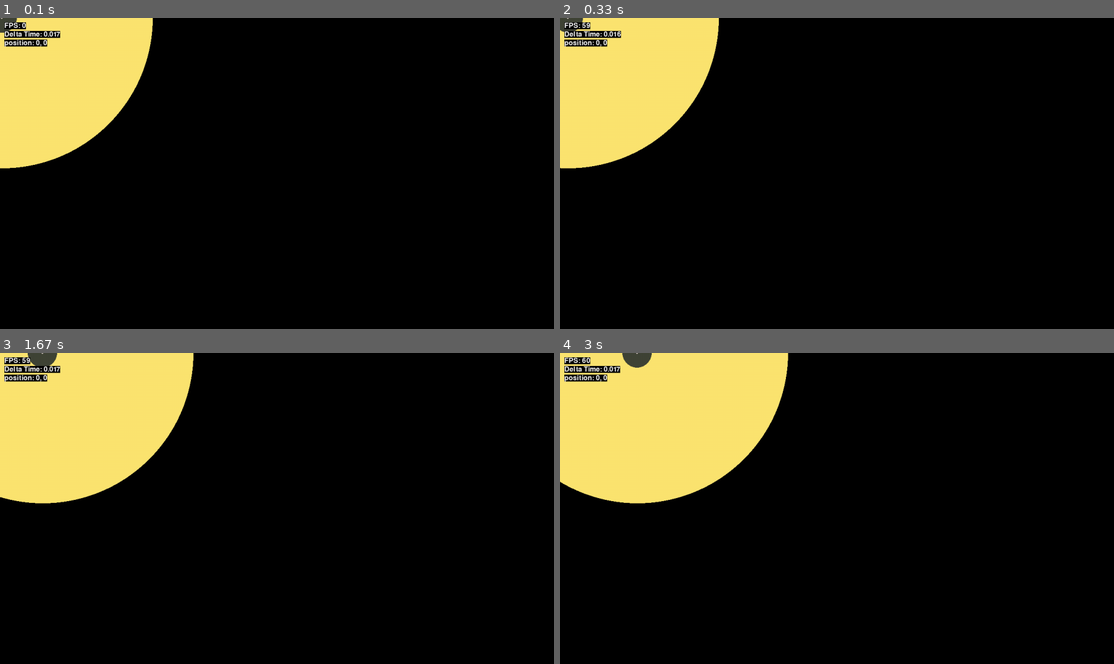
Above: before the commit, frames 1-4 (two rows, left to right).
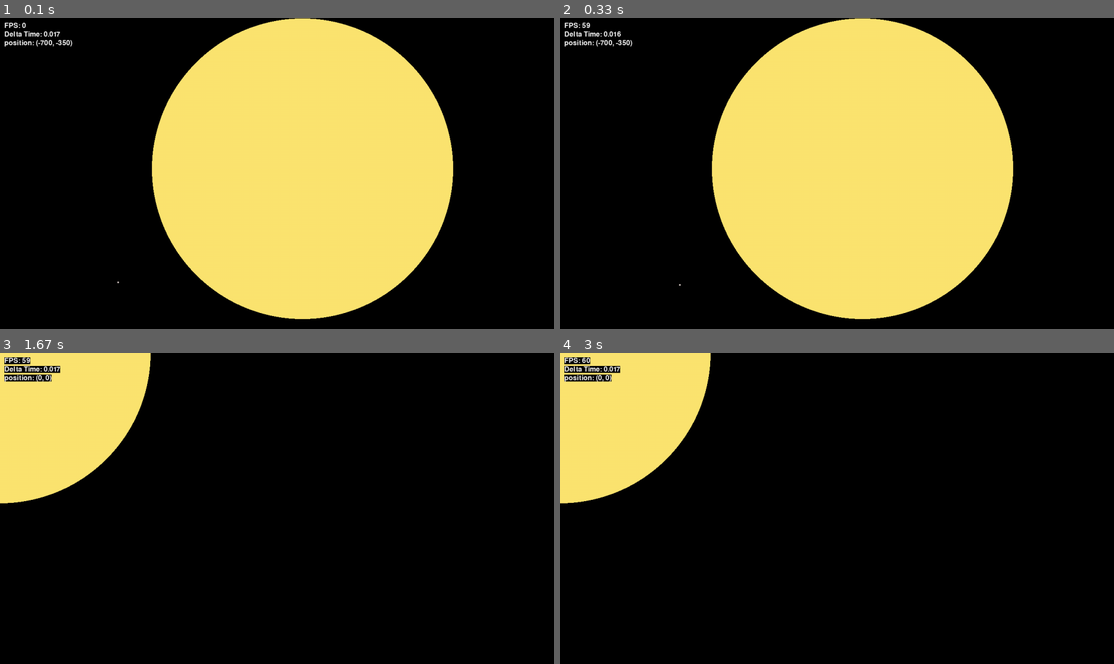
Above: after the commit, the same moments.

Repository: jmwhitworth/Pygame-Solar-System
Game: pygame game, started from main.py
The game is run twice, just before and just after one commit, with the same random seed, the same clock (stepped at 60 frames per second) and the same inputs.
Inputs:
- Up to frame 1 (0.1 s): no input
- Up to frame 2 (0.33 s): no input
- Up to frame 3 (1.67 s): tap 1 at 0.33 s; hold Space 0.67-1.13 s; hold D 0.67-1.13 s; hold D 1.17-1.63 s; tap Space at 1.23, 1.53 s
- Up to frame 4 (3 s): hold W 1.67-1.97 s; tap Space at 1.73, 2.57, 2.87 s; hold A from 2.5 s (still down)

The runs differ from the first frame. In frame 1, 51% of the frame differs, in the area x 0-82%, y 0-97%; in frame 2, 52%; in frame 3, 4.1%; in frame 4, 7.3%.

Commit message:
Camera movement

Diff:
--- a/classes/CameraGroup.py
+++ /dev/null
@@ -1,207 +0,0 @@
-from random import uniform
-
-import pygame as pg
-
-from .Button import ButtonGroup
-from .Satellite import Satellite
-from .Star import Star
-
-
-class CameraGroup(pg.sprite.Group):
-    """Sprite group subclass to handle inputs as offsets for a 'camera'.
-    - Click and drag camera
-    - Scroll wheel zoom
-    - Space bar to reset positions
-    """
-
-    SETTINGS: dict = {}
-    BODIES: dict = {}
-
-    # Camera settings
-    increment_up: float = 0
-    increment_down: float = 0
-    offset: pg.math.Vector2
-    clickstart_offset: pg.math.Vector2
-    dragging: bool
-    scale_size: float
-    scale_velocity: float
-    scale_distance: float
-
-    # Stage settings
-    asteroid_distance_start: int
-    asteroid_distance_end: int
-
-    def __init__(self, SETTINGS: dict | None = None, BODIES: dict | None = None):
-        if SETTINGS is None or BODIES is None:
-            raise ValueError("SETTINGS and BODIES must be provided")
-
-        self.SETTINGS: dict = SETTINGS
-        self.increment_up: float = SETTINGS["scales"]["increments"]["up"]
-        self.increment_down: float = SETTINGS["scales"]["increments"]["down"]
-
-        self.BODIES: dict = BODIES
-        self.asteroid_distance_start: int = BODIES["asteroids"]["distance"]["start"]
-        self.asteroid_distance_end: int = BODIES["asteroids"]["distance"]["end"]
-
-        self.offset = pg.math.Vector2()
-        self.clickstart_offset = pg.math.Vector2()
-        self.dragging = False
-
-        self.button_group = ButtonGroup()
-        self.button_group.add("Reset", self.reset)
-
-        self.reset()
-        super().__init__()
-
-    def update(self, *args, **kwargs) -> None:
-        """Update the sprites in the group"""
-        self.button_group.draw()
-        super().update(*args, **kwargs)
-
-    def set(self, size, velocity, distance, x, y) -> None:
-        self.scale_size = size
-        self.scale_velocity = velocity
-        self.scale_distance = distance
-        self.offset.x = x
-        self.offset.y = y
-
-    def reset(self):
-        self.set(
-            self.SETTINGS["scales"]["size"],
-            self.SETTINGS["scales"]["velocity"],
-            self.SETTINGS["scales"]["distance"],
-            0,
-            0,
-        )
-
-    def view(self, target: Satellite | Star) -> None:
-        self.set(
-            self.scale_size,
-            self.scale_velocity,
-            self.scale_distance,
-            target.x,
-            target.y,
-        )
-
-    def scale(self, direction) -> None:
-        # Set a maximum outer zoom level
-        if (self.scale_size * direction) * 1000000 < 0.35:
-            return
-
-        self.offset.x *= direction
-        self.offset.y *= direction
-        self.scale_size *= direction
-        self.scale_velocity *= direction
-        self.scale_distance *= direction
-        self.update()
-
-    def handle_event(self, event) -> None:
-        self.button_group.handle_event(event)
-
-        # Handle mouse events
-        if event.type == pg.MOUSEBUTTONDOWN:
-            if event.button == 1:  # Left click
-                self.dragging = True
-                mouse_x, mouse_y = pg.mouse.get_pos()
-                self.clickstart_offset.x = self.offset.x - mouse_x
-                self.clickstart_offset.y = self.offset.y - mouse_y
-            elif event.button == 4:  # Scroll up
-                self.scale(self.increment_up)
-            elif event.button == 5:  # Scroll down
-                self.scale(self.increment_down)
-
-        elif event.type == pg.MOUSEBUTTONUP and event.button == 1:  # Left click release
-            self.dragging = False
-
-        elif event.type == pg.MOUSEMOTION and self.dragging:  # Mouse drag movement
-            mouse_x, mouse_y = pg.mouse.get_pos()
-            self.offset.x = self.clickstart_offset.x + mouse_x
-            self.offset.y = self.clickstart_offset.y + mouse_y
-
-        elif event.type == pg.KEYDOWN and event.key == pg.K_SPACE:  # Spacebar reset
-            self.reset()
-
-    def create_sprites(self) -> None:
-        """Create the sprites for the group"""
-        self.create_stars()
-        self.create_satellites()
-        self.create_asteroids()
-
-    def create_stars(self) -> None:
-        """Creates the stars in the background and the main stars"""
-        background_star_count = self.BODIES["background_stars"]["count"]
-        for i in range(background_star_count):
-            Star(
-                self,
-                "Background Star",
-                1071000,
-                uniform(-5000, 5000),
-                uniform(-5000, 5000),
-                (255, 255, 255),
-            )
-
-        for star in self.BODIES["stars"]:
-            star_obj = Star(
-                self,
-                star["name"],
-                star["size"] / 2,
-                star["position"]["x"],
-                star["position"]["y"],
-                (star["colour"]["r"], star["colour"]["g"], star["colour"]["b"]),
-            )
-            self.button_group.add(star_obj.name, lambda: self.view(star_obj))
-
-    def create_satellites(self) -> None:
-        """Creates the planets and moons"""
-        satellite_types = ["planets", "moons"]
-        for satellite_type in satellite_types:
-            for planet in self.BODIES[satellite_type]:
-                parent = self.get_body_by_name(planet["orbits"])
-                satellite_obj = Satellite(
-                    self,
-                    planet["name"],
-                    parent.name,
-                    planet["size"],
-                    planet["distance"] + parent.radius,
-                    planet["velocity"],
-                    (
-                        planet["colour"]["r"],
-                        planet["colour"]["g"],
-                        planet["colour"]["b"],
-                    ),
-                )
-                self.button_group.add(
-                    satellite_obj.name, lambda: self.view(satellite_obj)
-                )
-
-    def create_asteroids(self) -> None:
-        """Creates the asteroids in the asteroid belt"""
-        for i in range(0, self.BODIES["asteroids"]["count"]):
-            Satellite(
-                self,
-                "asteroid",
-                "Sun",
-                4007100,
-                self.generate_asteroid_distance(),
-                uniform(
-                    self.BODIES["asteroids"]["speed"]["start"],
-                    self.BODIES["asteroids"]["speed"]["end"],
-                ),
-                (160, 160, 160),
-            )
-
-    def generate_asteroid_distance(self) -> float:
-        """Returns the distance for the asteroids to spawn at and reduces area available over time.
-        By reducing the area available, the asteroids will appear to be more dense towards the centre of the belt.
-        """
-        position = uniform(self.asteroid_distance_start, self.asteroid_distance_end)
-        self.asteroid_distance_start += self.asteroid_distance_start * 0.00004
-        self.asteroid_distance_end -= self.asteroid_distance_end * 0.00004
-        return position
-
-    def get_body_by_name(self, name) -> Star | Satellite | bool:
-        """Returns the given sprite if it exists in the group"""
-        for sprite in self:
-            if sprite.name == name:
-                return sprite
-        return False
--- /dev/null
+++ b/classes/CameraSurface.py
@@ -0,0 +1,32 @@
+import pygame
+
+
+class CameraSurface(pygame.Surface):
+    """A Pygame Surface that can facilitate camera movement"""
+
+    def __init__(self, *args, **kwargs):
+        super().__init__(*args, **kwargs)
+        self.offset: tuple[int, int] = (-700, -350)
+
+    @property
+    def x(self) -> int:
+        return -self.offset[0]
+
+    @x.setter
+    def x(self, value: int) -> None:
+        self.offset = (value, self.offset[1])
+
+    @property
+    def y(self) -> int:
+        return -self.offset[1]
+
+    @y.setter
+    def y(self, value: int) -> None:
+        self.offset = (self.offset[0], value)
+
+    def transform(self, value: tuple[int, int]):
+        """Moves the CameraSurface by the given x and y values"""
+        self.offset = (self.offset[0] + value[0], self.offset[1] + value[1])
+
+    def reset(self):
+        self.offset = (0, 0)
--- a/classes/Satellite.py
+++ /dev/null
@@ -1,45 +0,0 @@
-from math import cos, pi, radians, sin
-from random import uniform
-
-from .Star import Star
-
-
-class Satellite(Star):
-    """A satellite object that orbits a parent body."""
-
-    def __init__(
-        self,
-        sprite_group,
-        name: str,
-        parent_name: str,
-        size: int,
-        radius: int | float,
-        velocity: int | float,
-        colour: tuple,
-    ):
-        super().__init__(sprite_group, name, size, 0, 0, colour)
-        self.base_radius = radius
-        self.base_velocity = velocity
-        self.radius = self.base_radius * sprite_group.scale_distance
-        self.velocity = self.base_velocity * sprite_group.scale_velocity
-
-        self.parent = sprite_group.get_body_by_name(parent_name)
-        self.center_of_rotation_x = self.parent.x
-        self.center_of_rotation_y = self.parent.y
-        self.angle = radians(uniform(0, 360))
-        self.x = self.center_of_rotation_x + self.radius * cos(self.angle)
-        self.y = self.center_of_rotation_y - self.radius * sin(self.angle)
-
-    def update(self) -> None:
-        """Update the satellite's position based on the parent's position and it's own velocity and draw it"""
-        self.center_of_rotation_x, self.center_of_rotation_y = (
-            self.parent.x,
-            self.parent.y,
-        )
-        self.x = self.center_of_rotation_x + self.radius * cos(self.angle)
-        self.y = self.center_of_rotation_y - self.radius * sin(self.angle)
-        self.scale()
-        self.draw()
-        self.angle = self.angle + self.velocity
-        self.x = self.x + self.radius * self.velocity * cos(self.angle + pi / 2)
-        self.y = self.y - self.radius * self.velocity * sin(self.angle + pi / 2)
--- a/classes/SolarSystem.py
+++ b/classes/SolarSystem.py
@@ -1,33 +1,28 @@
+import random
+
 import pygame
 
+from .CameraSurface import CameraSurface
 from .StellarObject import StellarObject
 
 
 class SolarSystem:
     """Class which collects all StellarObject instances and manages their updates and drawing"""
 
-    scale: float = 0.000001
+    scales: dict = {
+        "distance": 0.00000001,
+        "velocity": 0.00000001,
+        "size": 0.000001,
+    }
 
     def __init__(self, bodies: dict) -> None:
         self.screen = pygame.display.get_surface()
-        self.surface = pygame.Surface(self.screen.get_size())
+        self.surface = CameraSurface(self.screen.get_size())
 
         self.main_body: StellarObject = StellarObject.create(
             bodies["milkyway"],
-            SolarSystem.scale,
+            SolarSystem.scales,
         )
-
-        # Used as a 'camera' to move the SolarSystem around
-        self.x: int = 0
-        self.y: int = 0
-
-    @property
-    def offset(self) -> tuple[int, int]:
-        """Returns the offset of the SolarSystem
-        the x and y coordinates are reversed to move the SolarSystem in the opposite direction
-        This means that setting x to 300, will have our 'camera' be positioned to look at that point
-        """
-        return -self.x, -self.y
 
     def tick(self) -> None:
         """Updates and draws the SolarSystem"""
@@ -35,20 +30,22 @@
         self.surface.fill((0, 0, 0))
 
         self.main_body.update()
-        self.main_body.draw(self.surface, self.offset)
+        self.main_body.draw(self.surface, (self.surface.x, self.surface.y))
 
     def handle_events(self, event: pygame.event.Event) -> None:
         """Handles events for the SolarSystem"""
-        print(type(event))
         if event.type == pygame.KEYDOWN:
             if event.key == pygame.K_w:
-                self.y -= 50
+                self.surface.transform((0, -50))
             elif event.key == pygame.K_s:
-                self.y += 50
+                self.surface.transform((0, 50))
             elif event.key == pygame.K_a:
-                self.x -= 50
+                self.surface.transform((-50, 0))
             elif event.key == pygame.K_d:
-                self.x += 50
+                self.surface.transform((50, 0))
             elif event.key == pygame.K_SPACE:
-                self.x = 0
-                self.y = 0
+                self.surface.reset()
+            elif event.key == pygame.K_1:
+                target = random.choice(list(self.main_body.satellites))
+                self.surface.x = target.x
+                self.surface.y = target.y
--- a/classes/Star.py
+++ /dev/null
@@ -1,43 +0,0 @@
-import pygame as pg
-
-
-class Star(pg.sprite.Sprite):
-    def __init__(self, sprite_group, name, size, x, y, colour):
-        super().__init__(sprite_group)
-        self.sprite_group = sprite_group
-        self.base_size = size
-        self.base_radius = 0
-        self.base_velocity = 0
-        self.size = self.base_size * self.sprite_group.scale_size
-        self.radius = 0
-        self.velocity = 0
-
-        self.name = name
-        self.x = x
-        self.y = y
-        self.colour = colour
-        self.surface = pg.display.get_surface()
-
-    def update(self) -> None:
-        self.scale()
-        self.draw()
-
-    def scale(self) -> None:
-        if self.name == "Background Star":
-            return
-
-        self.size = self.base_size * self.sprite_group.scale_size
-        self.velocity = self.base_velocity * self.sprite_group.scale_velocity
-        self.radius = self.base_radius * self.sprite_group.scale_distance
-
-    def draw(self) -> None:
-        """Draws the star on the screen at its current position."""
-        pos = (
-            self.x
-            + self.sprite_group.offset.x
-            * (1 if self.name != "Background Star" else 0.3),
-            self.y
-            + self.sprite_group.offset.y
-            * (1 if self.name != "Background Star" else 0.3),
-        )
-        pg.draw.circle(self.surface, self.colour, pos, self.size)
--- a/classes/StellarObject.py
+++ b/classes/StellarObject.py
@@ -1,47 +1,63 @@
+from math import cos, pi, radians, sin
+from random import uniform
+
 import pygame
 
 
 class StellarObject:
-    parent: "StellarObject"
-    satellites: set["StellarObject"]
+    def __init__(self, data: dict, scales: dict) -> None:
+        # Relationships
+        self.parent: "StellarObject" = None
+        self.satellites: set["StellarObject"] = set()
 
-    name: str
-    size: int
-    distance: int
-    velocity: int
-    colour: tuple[int, int, int]
-    x: int = 0
-    y: int = 0
+        # Properties
+        self.name: str = data["name"]
+        self.size: float = round(data["size"] * scales["size"], 4)
+        self.colour: tuple[int, int, int] = (
+            int(data["colour"]["r"]),
+            int(data["colour"]["g"]),
+            int(data["colour"]["b"]),
+        )
 
-    image: pygame.Surface
+        # Orbit properties
+        self.angle = radians(uniform(0, 360))
+        self.distance: float = round(data["distance"] * scales["distance"], 4)
+        self.velocity: float = round(data["velocity"] * scales["velocity"], 4)
 
-    def __init__(self, data: dict, scale: float) -> None:
-        self.satellites = set()
-        self.name = data["name"]
-        self.size = data["size"] * scale
-        self.distance = data["distance"] * scale
-        self.velocity = data["velocity"] * scale
-        self.colour = (
-            data["colour"]["r"],
-            data["colour"]["g"],
-            data["colour"]["b"],
-        )
+        # Position
+        self.x: int = 0
+        self.y: int = 0
+        self.calculate_orbit()
 
         self.image = pygame.Surface((self.size, self.size))
         self.image.set_colorkey((0, 0, 0))
 
     @classmethod
-    def create(cls, data: dict, scale: float) -> "StellarObject":
+    def create(cls, data: dict, scales: dict) -> "StellarObject":
         """Recursively creates StellarObject instances and their satellites"""
-        stellar_body = cls(data, scale)
+        stellar_body = cls(data, scales)
 
         for satellite_data in data.get("satellites", []):
-            stellar_body.satellites.add(cls.create(satellite_data, scale))
+            satellite = cls.create(satellite_data, scales)
+            satellite.parent = stellar_body
+            stellar_body.satellites.add(satellite)
 
         return stellar_body
 
+    @property
+    def centre_of_rotation(self) -> tuple[float, float]:
+        centre_of_rotation_x = self.parent.x if self.parent else 0
+        centre_of_rotation_y = self.parent.y if self.parent else 0
+        return centre_of_rotation_x, centre_of_rotation_y
+
+    def calculate_orbit(self) -> None:
+        centre_x, centre_y = self.centre_of_rotation
+        self.x = centre_x + self.distance * cos(self.angle)
+        self.y = centre_y - self.distance * sin(self.angle)
+        self.angle += self.velocity
+
     def update(self) -> None:
-        self.x += 1
+        self.calculate_orbit()
         [satellite.update() for satellite in self.satellites]
 
     def draw(self, surface: pygame.Surface, offset: tuple[int, int] = (0, 0)) -> None:
--- a/main.py
+++ b/main.py
@@ -40,7 +40,7 @@
         solar_system.tick()
         debug(f"FPS: {int(clock.get_fps())}")
         debug(f"Delta Time: {delta_time}", y=30)
-        debug(f"position: {solar_system.x}, {solar_system.y}", y=50)
+        debug(f"position: {solar_system.surface.offset}", y=50)
 
         x += 50 * delta_time
 
